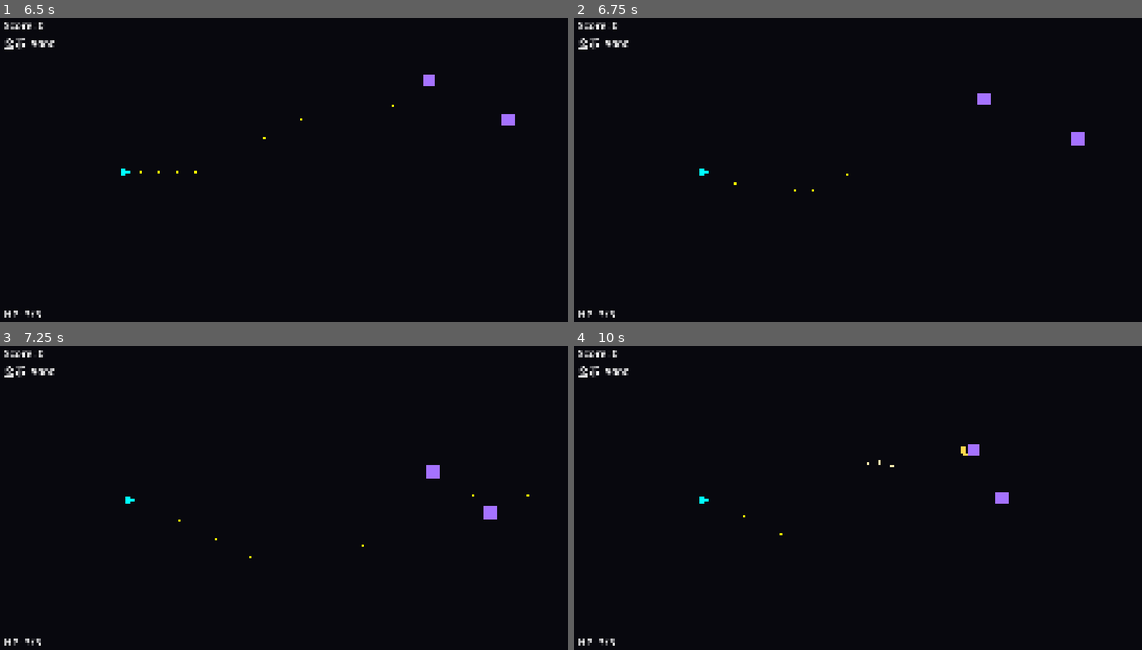
Above: before the commit, frames 1-4 (two rows, left to right).
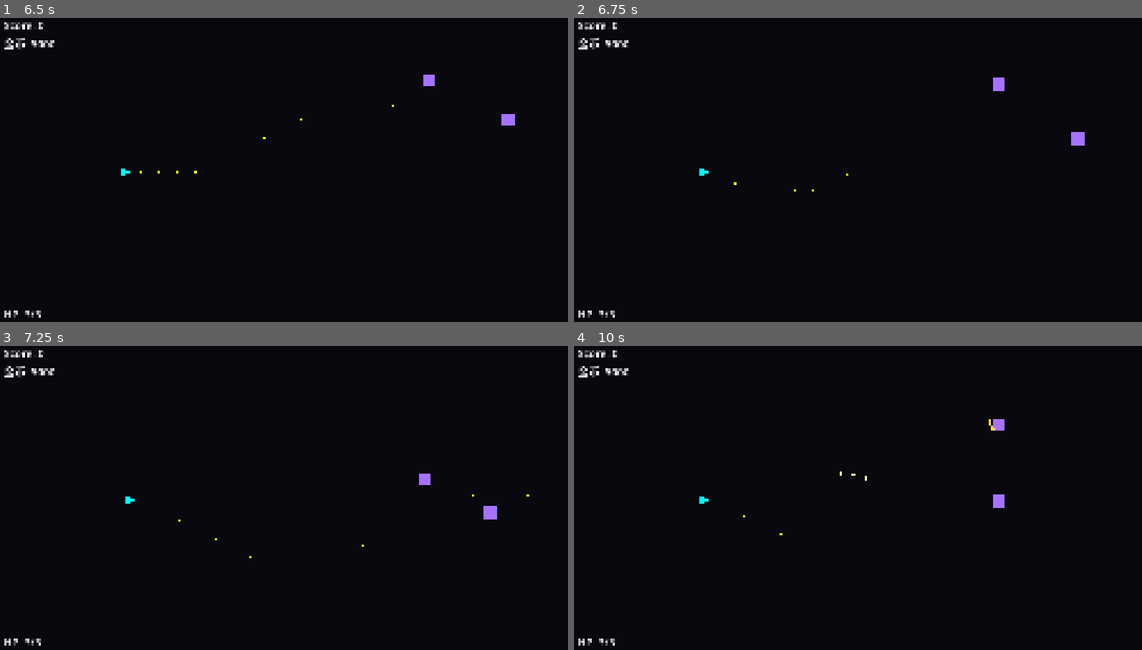
Above: after the commit, the same moments.

Repository: lzh9715/Vertical_Shooter
Game: Godot game, scene res://scenes/battle/Battle.tscn
The game is run twice, just before and just after one commit, with the same random seed, the same clock (stepped at 60 frames per second) and the same inputs. This scene is started directly instead of the project's main scene.
Inputs (mouse positions are in pixels of both pictures, inside the frame that each line leads up to):
- Up to frame 1 (6.5 s): tap Enter at 0.5 s; move the mouse to (408, 154) at 0.52 s; hold D (move_right) 0.53-1.28 s; move the mouse to (164, 188) at 1.27 s; hold S (move_down) 1.28-2.03 s; tap Space at 2 s; move the mouse to (340, 100) at 2.02 s; hold D (move_right) 2.03-2.78 s; move the mouse to (255, 236) at 2.77 s; hold W (move_up) 2.78-3.53 s; move the mouse to (454, 221) at 3.52 s; hold A (move_left) 3.53-5.03 s; move the mouse to (107, 124) at 4.27 s; move the mouse to (312, 173) at 5.02 s; hold S (move_down) 5.03-5.78 s; move the mouse to (193, 90) at 5.77 s; hold D (move_right) from 5.78 s (still down)
- Up to frame 2 (6.75 s): move the mouse to (982, 154) at 6.52 s; release D (move_right) at 6.53 s; hold W (move_up) from 6.53 s (still down)
- Up to frame 3 (7.25 s): keep holding W (move_up)
- Up to frame 4 (10 s): move the mouse to (738, 516) at 7.27 s; release W (move_up) at 7.28 s; hold D (move_right) 7.28-8.03 s; move the mouse to (914, 428) at 8.02 s; hold S (move_down) 8.03-8.78 s; move the mouse to (829, 564) at 8.77 s; hold A (move_left) 8.78-9.53 s; move the mouse to (1028, 549) at 9.52 s; hold W (move_up) from 9.53 s (still down)

Frame 1 is identical in both runs. In frame 2, 0.2% of the frame differs, in the area x 70-76%, y 19-29%; in frame 3, 0.2%; in frame 4, 0.3%, in the area x 46-77%, y 24-54%.

Commit message:
fix: 精英落位后改为上下移动

Diff:
--- a/scripts/elite.gd
+++ b/scripts/elite.gd
@@ -87,6 +87,8 @@
 
 	var off := Vector2.ZERO
 	if elite_movement != null:
-		off = elite_movement.offset_at(_drift_time) * s
+		var raw := elite_movement.offset_at(_drift_time)
+		# 横版：精英落位后只做上下移动，把原来的横向幅度映射到 y 轴
+		off = Vector2(0.0, (raw.x + raw.y) * s)
 
 	global_position = _hover_point + off
